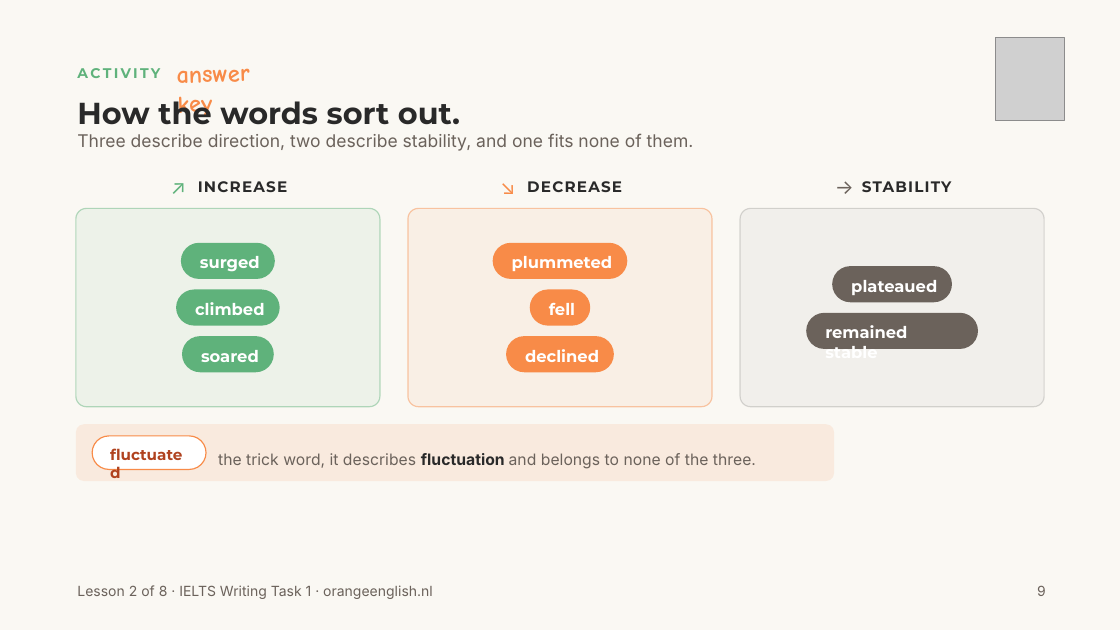
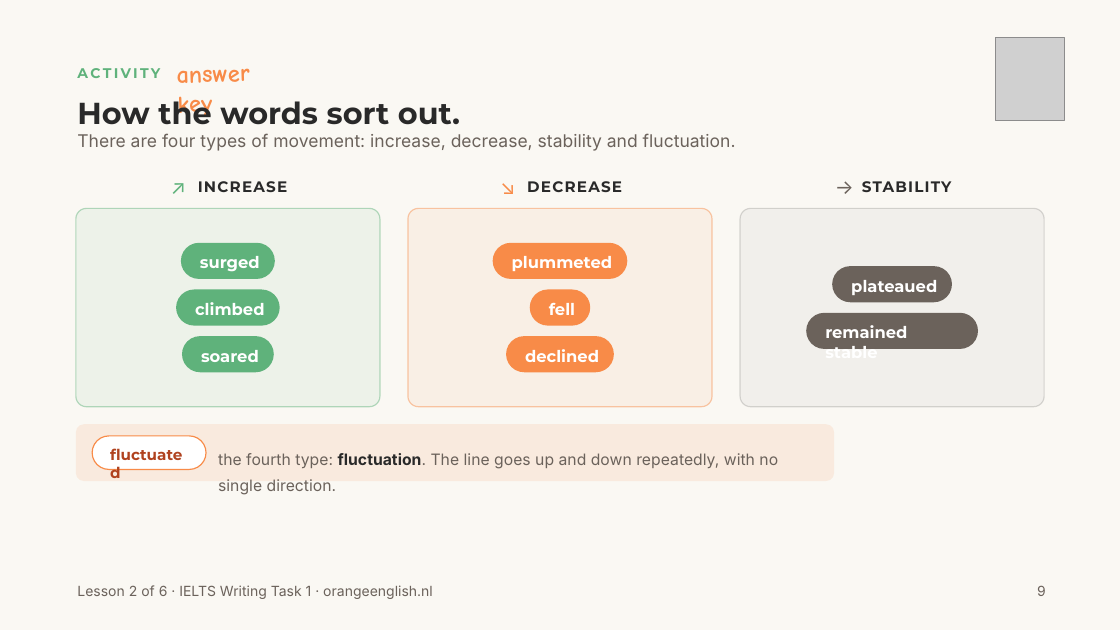
Before and after one commit to orangeenglishielts/linegraphs, a slide deck: slide 9 of Lesson 2/OrangeEnglish_Lesson2_VocabularyForTrends.pptx. Drawn at 1120x630 pixels with LibreOffice and Linux fonts; fonts in the diff are those of the drawing; grey boxes stand for pictures; background and template pictures are left out. Boxes give left, top, right and bottom in pixels: in the first picture for what was removed or moved away, otherwise in the second. Text is boxed around its words. In the diff, an @@ line names an element or a change of style, - is before the commit and + after.

```diff
--- a/Lesson 2/OrangeEnglish_Lesson2_VocabularyForTrends.pptx
+++ b/Lesson 2/OrangeEnglish_Lesson2_VocabularyForTrends.pptx
@@ text at (x1=77, y1=133, x2=736, y2=151): text changed @@
-Three describe direction, two describe stability, and one fits none of them.
+There are four types of movement: increase, decrease, stability and fluctuation.
@@ text at (x1=218, y1=453, x2=778, y2=495): text changed @@
-the trick word, it describes fluctuation and belongs to none of the three.
+the fourth type: fluctuation. The line goes up and down repeatedly, with no single direction.
@@ text at (x1=77, y1=585, x2=433, y2=599): text changed @@
-Lesson 2 of 8 · IELTS Writing Task 1 · orangeenglish.nl
+Lesson 2 of 6 · IELTS Writing Task 1 · orangeenglish.nl
```
Also in this commit, not shown: 8 other slides changed, 45 other files.
